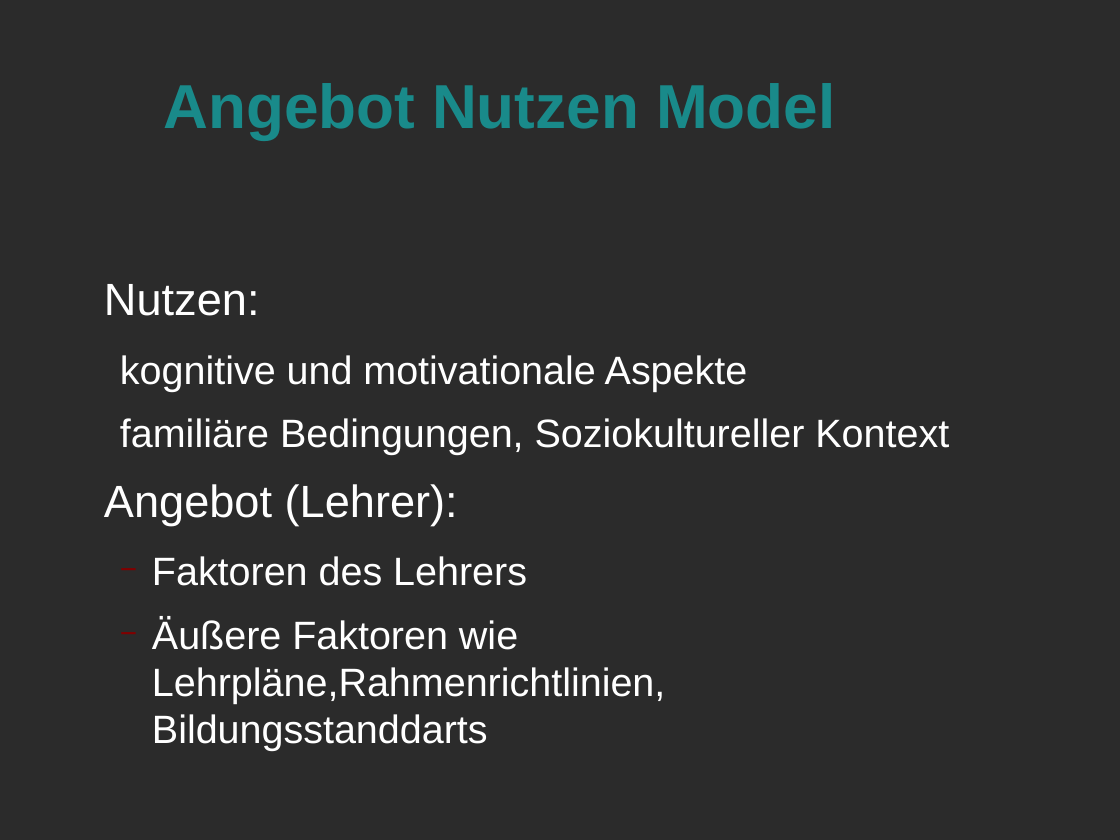
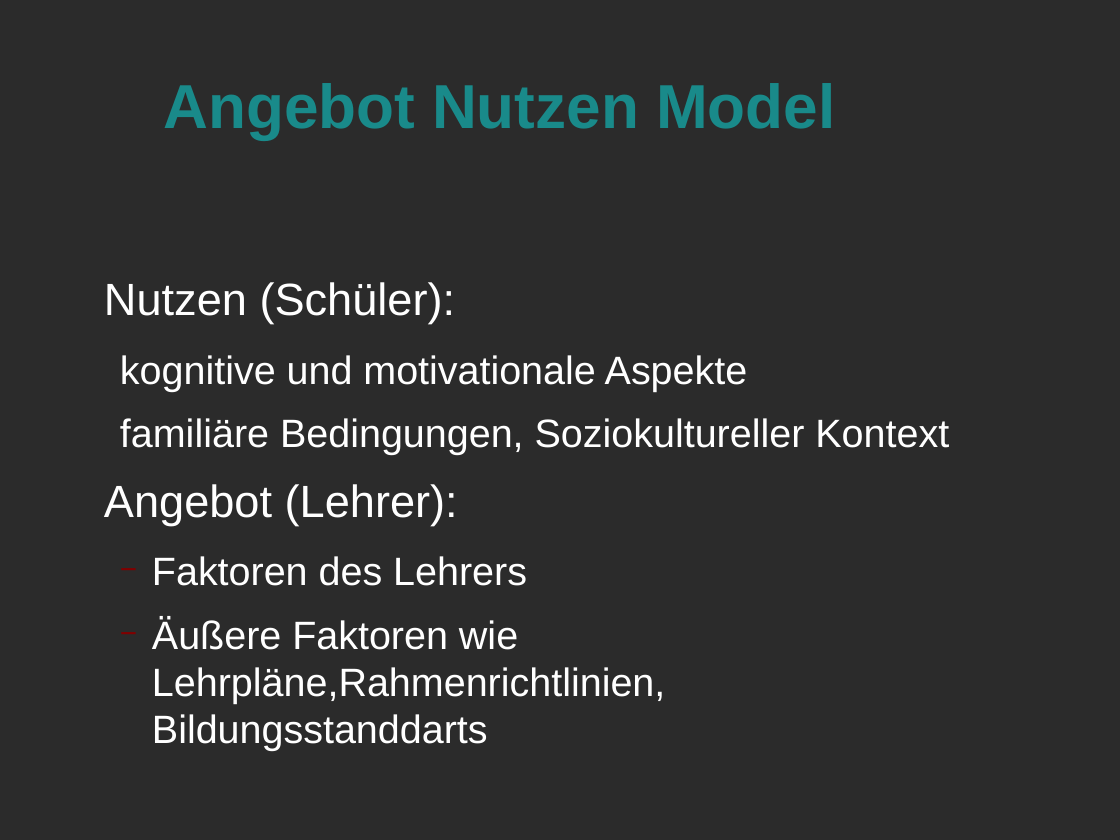
Before and after one commit to LorenzMueller/SS19, a slide deck: slide 6 of Mathe Didaktik/Präsentation.odp. Drawn at 1120x840 pixels with LibreOffice and Linux fonts; fonts in the diff are those of the drawing; background and template pictures are left out; a plain dark background stands for a picture behind light text. Boxes give left, top, right and bottom in pixels: in the first picture for what was removed or moved away, otherwise in the second. Text is boxed around its words. In the diff, an @@ line names an element or a change of style, - is before the commit and + after.

```diff
--- a/Mathe Didaktik/Präsentation.odp
+++ b/Mathe Didaktik/Präsentation.odp
@@ text at [104,282,456,324]: text changed @@
-Nutzen:
+Nutzen (Schüler):
```
Also in this commit, not shown: 2 other files.
